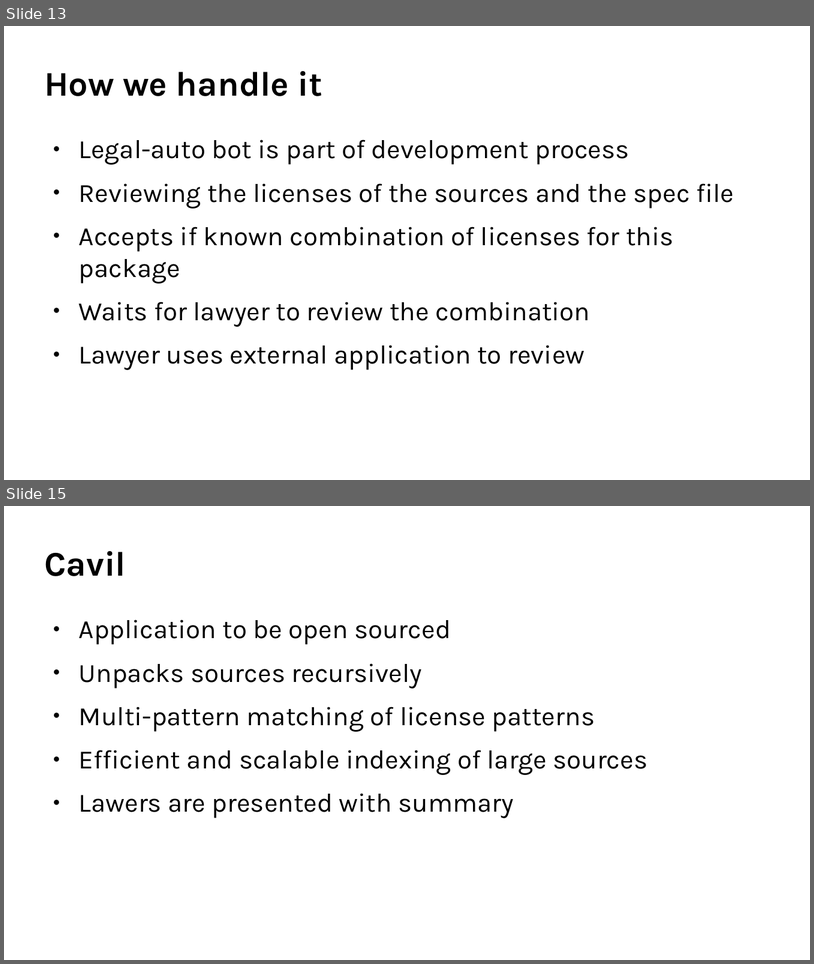
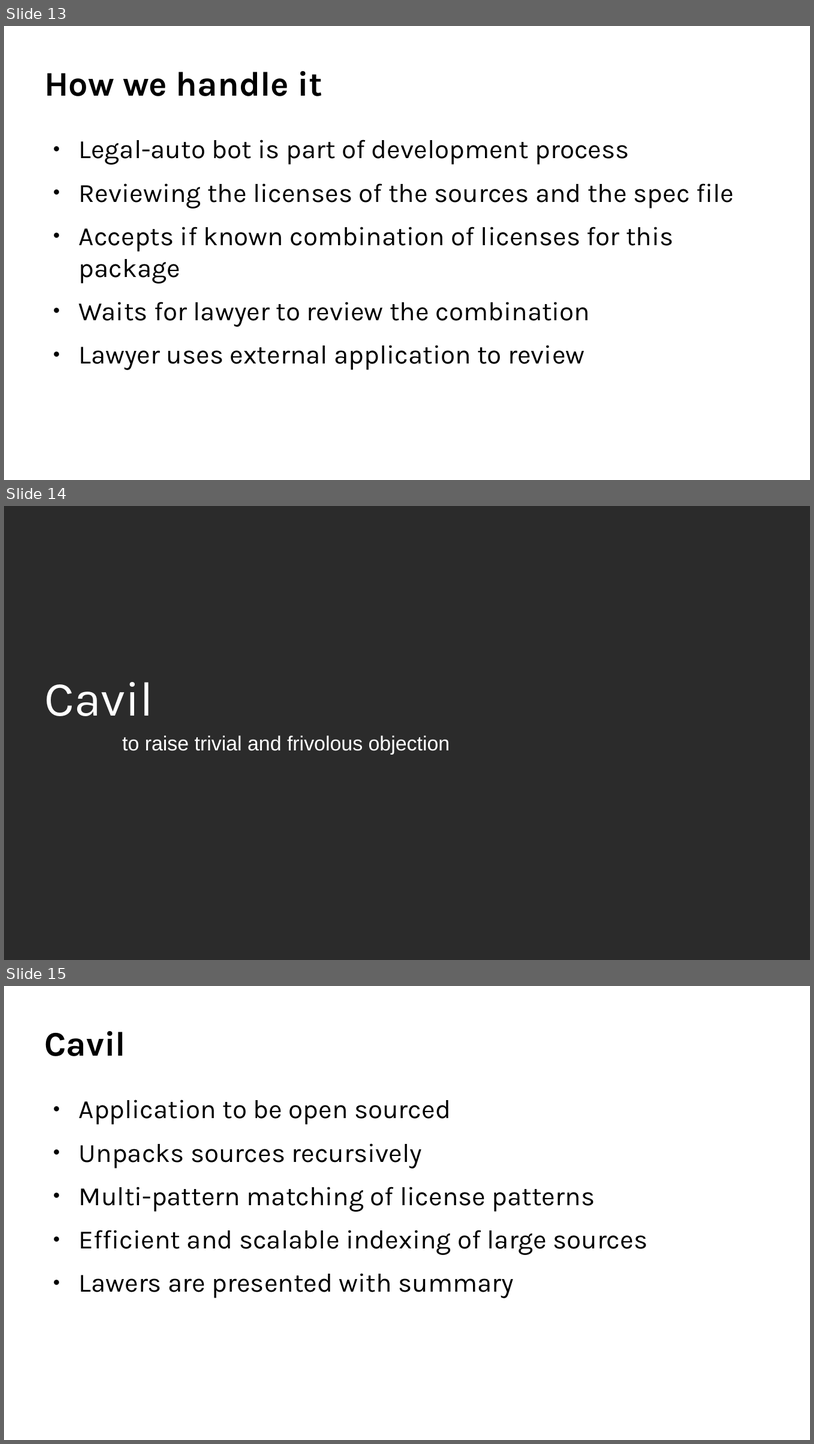
Before and after one commit to coolo/drunken-adventure, a slide deck: osc2017-2/cavil.odp. Shown one above the other, each under a label of ours: slides 13 and 15 before the commit, slides 13, 14 and 15 after it; the slides between them are not shown. The pictures are 814x964 and 814x1444 pixels, drawn with LibreOffice and Linux fonts; fonts in the diff are those of the drawing; background and template pictures are left out; a plain dark background stands for a picture behind light text. Boxes give left, top, right and bottom in pixels: in the first picture for what was removed or moved away, otherwise in the second. Text is boxed around its words. In the diff, an @@ line names an element or a change of style, - is before the commit and + after.

```diff
--- a/osc2017-2/cavil.odp
+++ b/osc2017-2/cavil.odp
@@ slide 14 added at (4,506,810,960), background picture (left out) @@
@@ title added at (44,682,153,716), 48 pt, text #FFFFFF @@
+Cavil
@@ text added at (122,735,450,754), 20 pt, text #FFFFFF @@
+to raise trivial and frivolous objection
```
Also in this commit, not shown: 2 slides changed, 7 other slides added, 1 slide removed.
